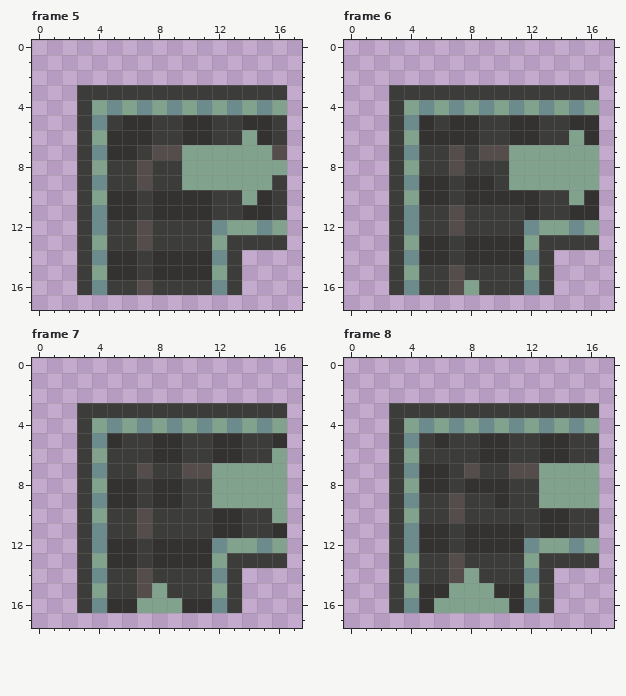
A pixel-art file gets an edit: Assets/Art/MapObjects/ConveyorCurvedSlow.aseprite. Above, as it was before the edit.
18x18 pixels, 16 frames. Shown: frame 5, frame 6, frame 7, frame 8. The commit also changed other frames, which this record leaves out.
And afterwards:
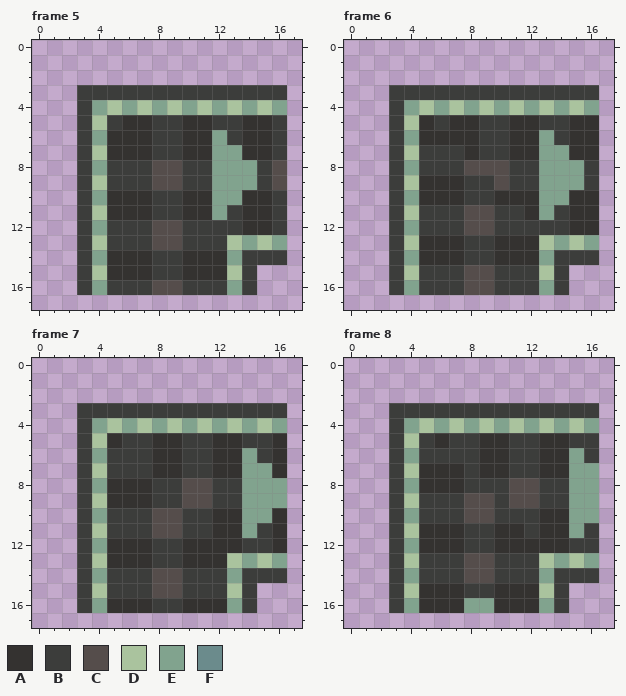
Palette (. is transparent): A #343230  B #3c3d3b  C #554d4b  D #aac39e  E #81a38e  F #6b8b8c
Edits made:
layer "Conveyor" added
layer "Horizontal Belt" added
layer "Vertical Belt" added
layer "Arrow" added
layer "SlowStraight/Conveyor" removed
layer "SlowStraight/Arrow" removed
layer "SlowStraight/Layer 1" removed
layer "SlowStraight/Conveyor #2" removed
layer "SlowStraight/Arrow #2" removed
layer "SlowStraight/Layer 1 #2" removed
--- frame 5
@@ x 0..17 @@
  3 ...BBBBBBBBBBBBBB.
- 4 ...BEFEFEFEFEFEFE.
- 5 ...BFBAABBAABBAAB.
- 6 ...BEAAABBAABBEAB.
- 7 ...BFAABCCEEEEEEC.
- 8 ...BEBBCBBEEEEEEE.
- 9 ...BFBBCBBEEEEEEB.
-10 ...BEAABAAAABBEAB.
-11 ...BFAABAAAABBAAB.
-12 ...BFBBCBBBBFEEFE.
-13 ...BEBBCBBBBEBBBB.
-14 ...BFAABAAAAFB....
-15 ...BEAABAAAAEB....
-16 ...BFBBCBBBBFB....
+ 4 ...BEDEDEDEDEDEDE.
+ 5 ...BDBAABBAABBAAB.
+ 6 ...BEAAABBAAEBAAB.
+ 7 ...BDAAABBAAEEAAB.
+ 8 ...BEBBBCCBBEEEBC.
+ 9 ...BDBBBCCBBEEEBC.
+10 ...BEAAABBAAEEAAB.
+11 ...BDAAABBAAEBAAB.
+12 ...BEBBBCCBBBBAAB.
+13 ...BDBBBCCBBBDEDE.
+14 ...BEAAABBAAAEBBB.
+15 ...BDAAABBAAADB...
+16 ...BEBBBCCBBBEB...
 17 ..................
--- frame 6
@@ x 0..17 @@
  3 ...BBBBBBBBBBBBBB.
- 4 ...BEFEFEFEFEFEFE.
- 5 ...BFABAABBAABBAA.
- 6 ...BEAAAABBAABBEA.
- 7 ...BFBBCBCCEEEEEE.
- 8 ...BEBBCBBBEEEEEE.
- 9 ...BFAABAABEEEEEE.
-10 ...BEAABAAAAABBEA.
-11 ...BFBBCBBBBABBAA.
-12 ...BFBBCBBBBFEEFE.
-13 ...BEAABAAAAEBBBB.
-14 ...BFAABAAAAFB....
-15 ...BEBBCBBBBEB....
-16 ...BFBBCEBBBFB....
+ 4 ...BEDEDEDEDEDEDE.
+ 5 ...BDABAABBAABBAA.
+ 6 ...BEAAAABBAAEBAA.
+ 7 ...BDBBBABBAAEEAA.
+ 8 ...BEBBBCCCBBEEEB.
+ 9 ...BDAAABBCBBEEEB.
+10 ...BEAAABBAAAEEAA.
+11 ...BDBBBCCBBAEBAA.
+12 ...BEBBBCCBBBBBAA.
+13 ...BDAAABBAAADEDE.
+14 ...BEAAABBAAAEBBB.
+15 ...BDBBBCCBBBDB...
+16 ...BEBBBCCBBBEB...
 17 ..................
--- frame 7
@@ x 0..17 @@
  3 ...BBBBBBBBBBBBBB.
- 4 ...BEFEFEFEFEFEFE.
- 5 ...BFABBAABBAABBA.
- 6 ...BEBBBAABBAABBE.
- 7 ...BFBBCBBCCEEEEE.
- 8 ...BEAABAABBEEEEE.
- 9 ...BFAABAABBEEEEE.
-10 ...BEBBCBBBBAABBE.
-11 ...BFBBCBBBBAABBA.
-12 ...BFAABAAAAFEEFE.
-13 ...BEAABAAAAEBBBB.
-14 ...BFBBCBBBBFB....
-15 ...BEBBCEBBBEB....
-16 ...BFAAEEEAAFB....
+ 4 ...BEDEDEDEDEDEDE.
+ 5 ...BDABBAABBAABBA.
+ 6 ...BEBBBAABBAAEBA.
+ 7 ...BDBBBAABBAAEEA.
+ 8 ...BEAAABBCCBBEEE.
+ 9 ...BDAAABBCCBBEEE.
+10 ...BEBBBCCBBAAEEA.
+11 ...BDBBBCCBBAAEBA.
+12 ...BEAAABBAAAABBA.
+13 ...BDAAABBAAADEDE.
+14 ...BEBBBCCBBBEBBB.
+15 ...BDBBBCCBBBDB...
+16 ...BEAAABBAAAEB...
 17 ..................
--- frame 8
@@ x 0..17 @@
  3 ...BBBBBBBBBBBBBB.
- 4 ...BEFEFEFEFEFEFE.
- 5 ...BFBABBAABBAABB.
- 6 ...BEBBBBAABBAABB.
- 7 ...BFAABCBBCCEEEE.
- 8 ...BEAABAAABBEEEE.
- 9 ...BFBBCBBABBEEEE.
-10 ...BEBBCBBBBBAABB.
-11 ...BFAABAAAABAABB.
-12 ...BFAABAAAAFEEFE.
-13 ...BEBBCBBBBEBBBB.
-14 ...BFBBCEBBBFB....
-15 ...BEAAEEEAAEB....
-16 ...BFAEEEEEAFB....
+ 4 ...BEDEDEDEDEDEDE.
+ 5 ...BDBABBAABBAABB.
+ 6 ...BEBBBBAABBAAEB.
+ 7 ...BDAAABAABBAAEE.
+ 8 ...BEAAABBBCCBBEE.
+ 9 ...BDBBBCCBCCBBEE.
+10 ...BEBBBCCBBBAAEE.
+11 ...BDAAABBAABAAEB.
+12 ...BEAAABBAAAAABB.
+13 ...BDBBBCCBBBDEDE.
+14 ...BEBBBCCBBBEBBB.
+15 ...BDAAABBAAADB...
+16 ...BEAAAEEAAAEB...
 17 ..................
Boxes around the changes in both pictures, in picture pixels (x1, y1, x2, y2):
changed: (92, 100, 287, 295)
changed: (404, 100, 599, 295)
changed: (92, 418, 287, 613)
changed: (404, 418, 599, 613)
